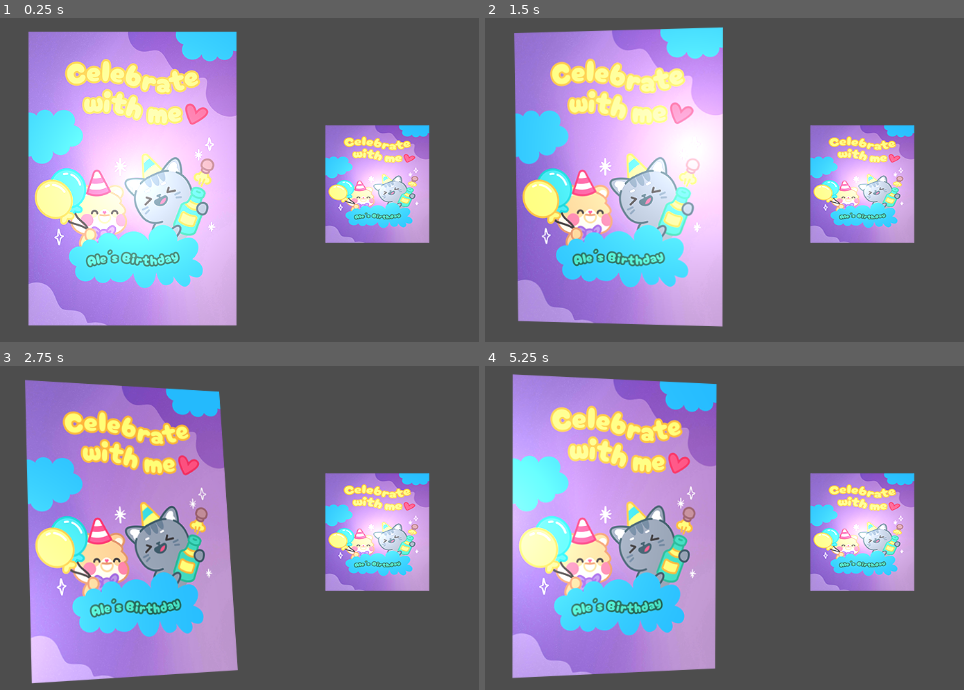
Above: before the commit, frames 1-4 (two rows, left to right).
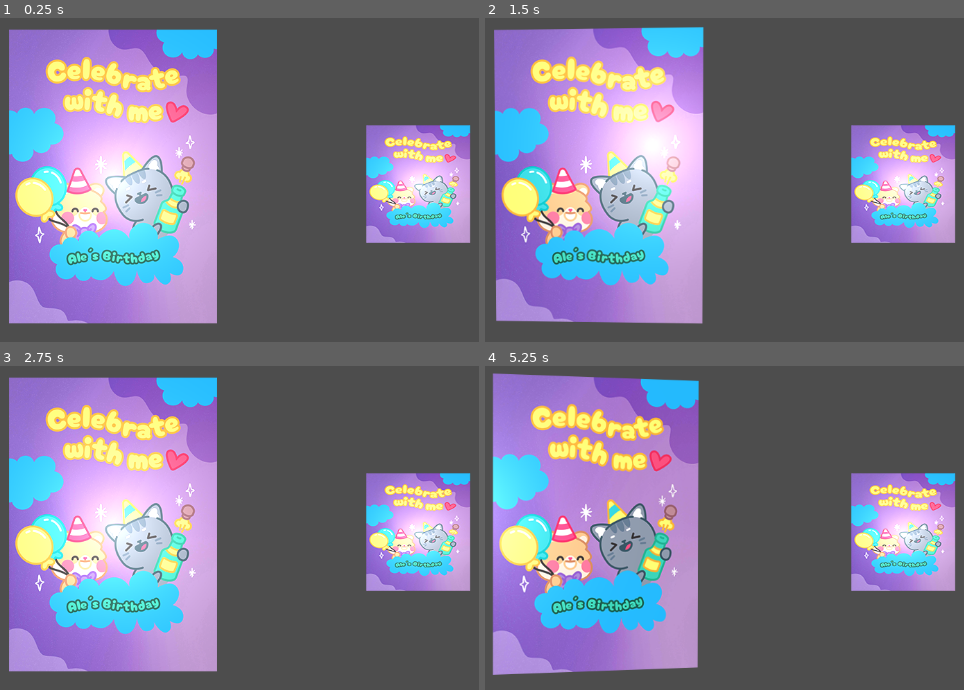
Above: after the commit, the same moments.

Repository: knowercoder/3D-Hover-Shader
Game: Godot game, scene res://Scenes/Hover3D.tscn
Same seed, same stepped clock (60 frames per second), same inputs: the game is played once before the commit and once after it.
Inputs (mouse positions are in pixels of both pictures, inside the frame that each line leads up to):
- Up to frame 1 (0.25 s): no input
- Up to frame 2 (1.5 s): tap Enter at 0.5 s; move the mouse to (877, 163) at 0.52 s; tap Space at 1.25 s; move the mouse to (542, 209) at 1.27 s
- Up to frame 3 (2.75 s): tap Enter at 2 s; move the mouse to (296, 434) at 2.02 s
- Up to frame 4 (5.25 s): tap Space at 2.75, 4.25 s; move the mouse to (662, 621) at 2.77 s; tap Enter at 3.5 s; move the mouse to (944, 599) at 3.52 s; move the mouse to (outside the picture) at 4.27 s; move the mouse to (743, 534) at 5.02 s

The runs differ from the first frame. In frame 1, 39% of the frame differs, in the area x 1-99%, y 3-96%; in frame 2, 37%; in frame 3, 40%; in frame 4, 40%, in the area x 1-99%, y 2-97%.

Commit message:
updated files

Diff:
--- a/Scenes/Hover3D.tscn
+++ b/Scenes/Hover3D.tscn
@@ -1,30 +1,30 @@
 [gd_scene load_steps=6 format=3 uid="uid://csg0n6d7u0rvf"]
 
-[ext_resource type="Material" uid="uid://qogifiicrfc7" path="res://Shaders/Hover3D_1.tres" id="1_mew1f"]
-[ext_resource type="Texture2D" uid="uid://bj51tovyuhql7" path="res://Sprites/BirthdayCard_500x500.png" id="2_ggyid"]
-[ext_resource type="Texture2D" uid="uid://cmd4us3v3mj73" path="res://Sprites/BirthdayCard_250x200.png" id="2_ghvjy"]
-[ext_resource type="Script" path="res://Scripts/Hover3D.gd" id="3_6glk5"]
-[ext_resource type="Material" uid="uid://bh2i1yoj5octm" path="res://Shaders/Hover3D_2.tres" id="4_vky5w"]
+[ext_resource type="Texture2D" uid="uid://bj51tovyuhql7" path="res://Sprites/BirthdayCard_500x500.png" id="1_5o2q8"]
+[ext_resource type="Material" uid="uid://h3h86yy12dsj" path="res://Shaders/Hover3D_1.tres" id="1_ing62"]
+[ext_resource type="Script" path="res://Scripts/Hover3D.gd" id="2_a3wo0"]
+[ext_resource type="Material" uid="uid://bh2i1yoj5octm" path="res://Shaders/Hover3D_2.tres" id="4_h5ghc"]
+[ext_resource type="Texture2D" uid="uid://cmd4us3v3mj73" path="res://Sprites/BirthdayCard_250x200.png" id="5_iw7s8"]
 
 [node name="Node2D" type="Node2D"]
 
 [node name="TextureRect" type="TextureRect" parent="."]
-material = ExtResource("1_mew1f")
-offset_left = 202.0
-offset_top = 64.0
-offset_right = 702.0
-offset_bottom = 564.0
-texture = ExtResource("2_ggyid")
-script = ExtResource("3_6glk5")
+material = ExtResource("1_ing62")
+offset_left = 174.0
+offset_top = 61.0
+offset_right = 674.0
+offset_bottom = 561.0
+texture = ExtResource("1_5o2q8")
+script = ExtResource("2_a3wo0")
 
 [node name="TextureRect2" type="TextureRect" parent="."]
-material = ExtResource("4_vky5w")
-offset_left = 680.0
+material = ExtResource("4_h5ghc")
+offset_left = 739.0
 offset_top = 222.0
-offset_right = 930.0
+offset_right = 989.0
 offset_bottom = 422.0
-texture = ExtResource("2_ghvjy")
-script = ExtResource("3_6glk5")
+texture = ExtResource("5_iw7s8")
+script = ExtResource("2_a3wo0")
 
 [connection signal="mouse_entered" from="TextureRect" to="TextureRect" method="_on_mouse_entered"]
 [connection signal="mouse_exited" from="TextureRect" to="TextureRect" method="_on_mouse_exited"]
--- a/Scripts/Hover3D.gd
+++ b/Scripts/Hover3D.gd
@@ -9,7 +9,7 @@
 	if event is InputEventMouseMotion and is_mouse_inside:
 		var mouse_position = event.position
 		var relaytive_mouse_position = mouse_position - position
-		material.set_shader_parameter("_mousePos", relaytive_mouse_position)
+		material.set_shader_parameter("_mousePos", relaytive_mouse_position / scale)
 
 
 
@@ -18,4 +18,4 @@
 
 func _on_mouse_exited():
 	is_mouse_inside = false
-	material.set_shader_parameter("_mousePos", size/2.0)
+	material.set_shader_parameter("_mousePos", size/2.0 )
--- a/Shaders/Hover3D_1.tres
+++ b/Shaders/Hover3D_1.tres
@@ -1,11 +1,11 @@
-[gd_resource type="ShaderMaterial" load_steps=2 format=3 uid="uid://qogifiicrfc7"]
+[gd_resource type="ShaderMaterial" load_steps=2 format=3 uid="uid://h3h86yy12dsj"]
 
-[ext_resource type="Shader" path="res://Shaders/Hover3D.gdshader" id="1_ffrig"]
+[ext_resource type="Shader" path="res://Shaders/Hover3D.gdshader" id="1_hgn7v"]
 
 [resource]
-shader = ExtResource("1_ffrig")
-shader_parameter/_tilt_Scale = 0.3
+shader = ExtResource("1_hgn7v")
+shader_parameter/_tilt_Scale = 0.2
 shader_parameter/_isSpecularLight = true
 shader_parameter/_speularLightIntensity = 0.5
-shader_parameter/_speularLightPower = 3.0
+shader_parameter/_speularLightPower = 5.0
 shader_parameter/_mousePos = Vector2(250, 250)
